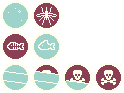
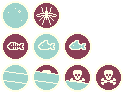
Layered file, before and after one edit (w=124, h=93). Changes by layer:
added layer "Layer 3 copy 4" above "Layer 3 copy 3" over [69,40,86,50]
added layer "Layer 3 copy" above "Layer 3" over [63,32,92,61]
